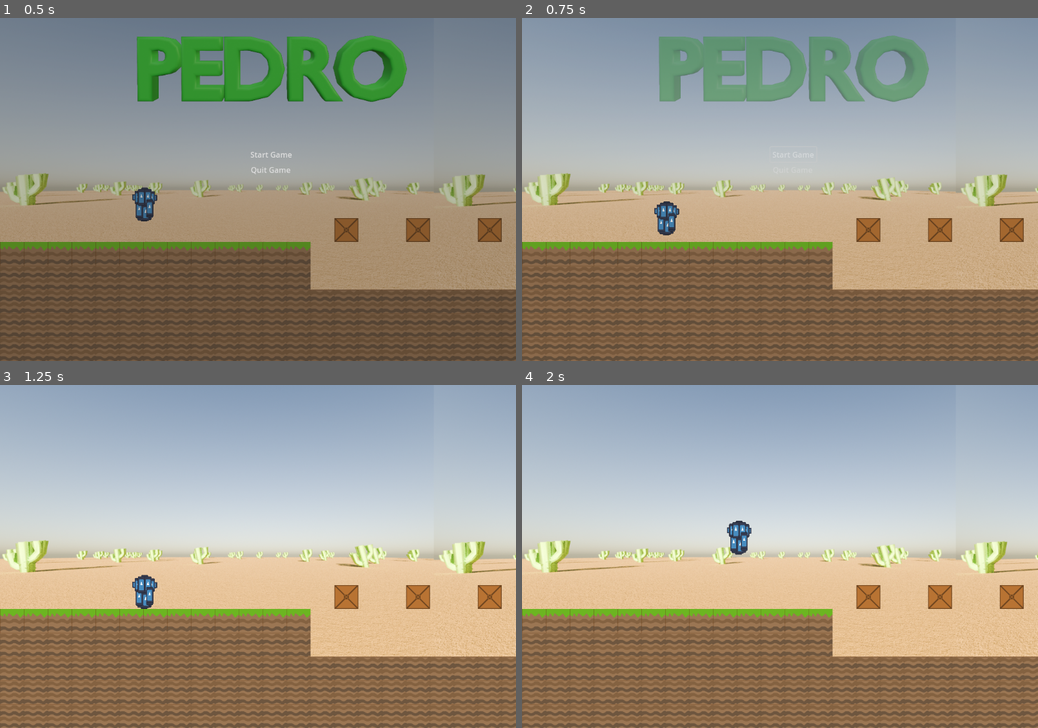
Above: before the commit, frames 1-4 (two rows, left to right).
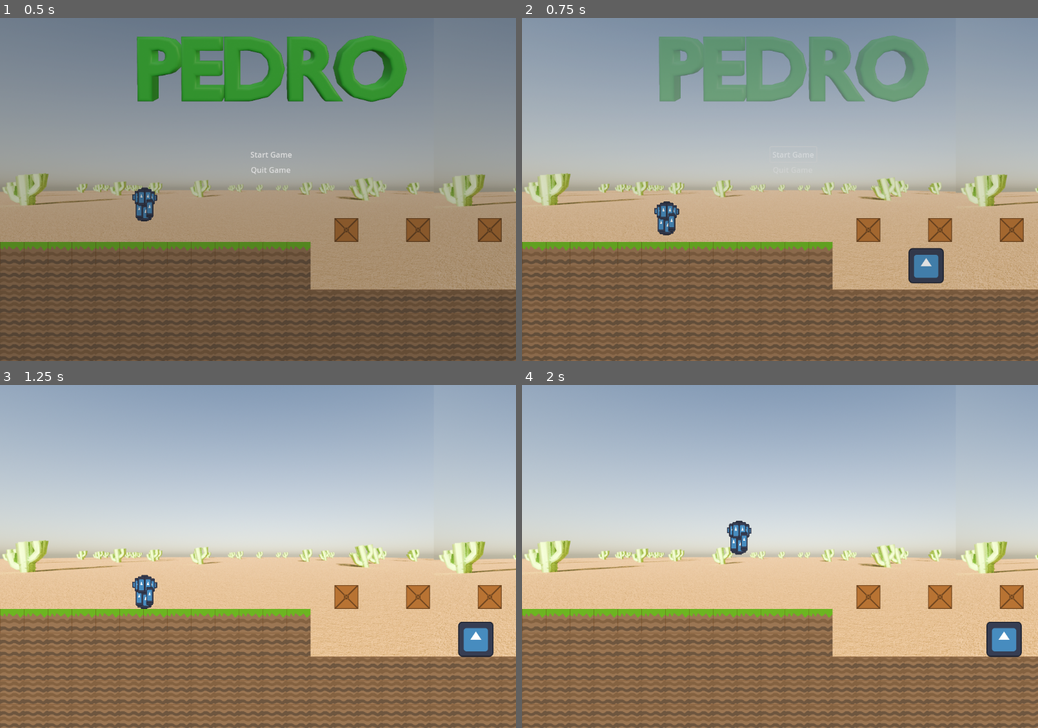
Above: after the commit, the same moments.

Repository: Burns3y/Pedro
Game: Godot game, scene res://scenes/levels/level 1.tscn
The game is run twice, just before and just after one commit, with the same random seed, the same clock (stepped at 60 frames per second) and the same inputs. The engine's default icon, where the game draws it, is replaced by a stand-in: a white triangle on a blue panel in a dark square.
Inputs:
- Up to frame 1 (0.5 s): no input
- Up to frame 2 (0.75 s): click "Start Game" at 0.5 s
- Up to frame 3 (1.25 s): no input
- Up to frame 4 (2 s): hold Right (right) from 1.28 s (still down); tap W (jump) at 1.52 s

Frame 1 is identical in both runs. In frame 2, 0.7% of the frame differs, in the area x 74-82%, y 66-78%; in frame 3, 0.7%; in frame 4, 0.7%.

Commit message:
Instantiated second guard
Now guards can't tell Pedro that he's died because of linking. gotta fix later

Diff:
--- a/scenes/levels/level 1.gd
+++ b/scenes/levels/level 1.gd
@@ -11,11 +11,16 @@
 
 
 func _process(delta):
-	if $Pedro.position.x > 1500 and guard_2_spawned != true:
-		print("guard spawned")
+	if $Pedro.position.x > 1500 and not guard_2_spawned:
 		var guard_2 = guard_scene.instantiate() as CharacterBody2D
 		guard_2.position = Vector2(4088, 517)
 		guard_2_spawned = true
 		$Enemies.add_child(guard_2)
-		for i in range(5):
-			print(guard_2.position)
+
+
+func _on_start_screen_started():
+	if not guard_1_spawned:
+		var guard_1 = guard_scene.instantiate() as CharacterBody2D
+		guard_1.position = Vector2(791, 536)
+		guard_1_spawned = true
+		$Enemies.add_child(guard_1)
--- a/scenes/levels/level 1.tscn
+++ b/scenes/levels/level 1.tscn
@@ -453,4 +453,5 @@
 [node name="Start_Screen" parent="." instance=ExtResource("2_ibqr6")]
 position = Vector2(27, -11)
 
+[connection signal="started" from="Start_Screen" to="." method="_on_start_screen_started"]
 [connection signal="started" from="Start_Screen" to="Pedro" method="_on_start_screen_started"]
